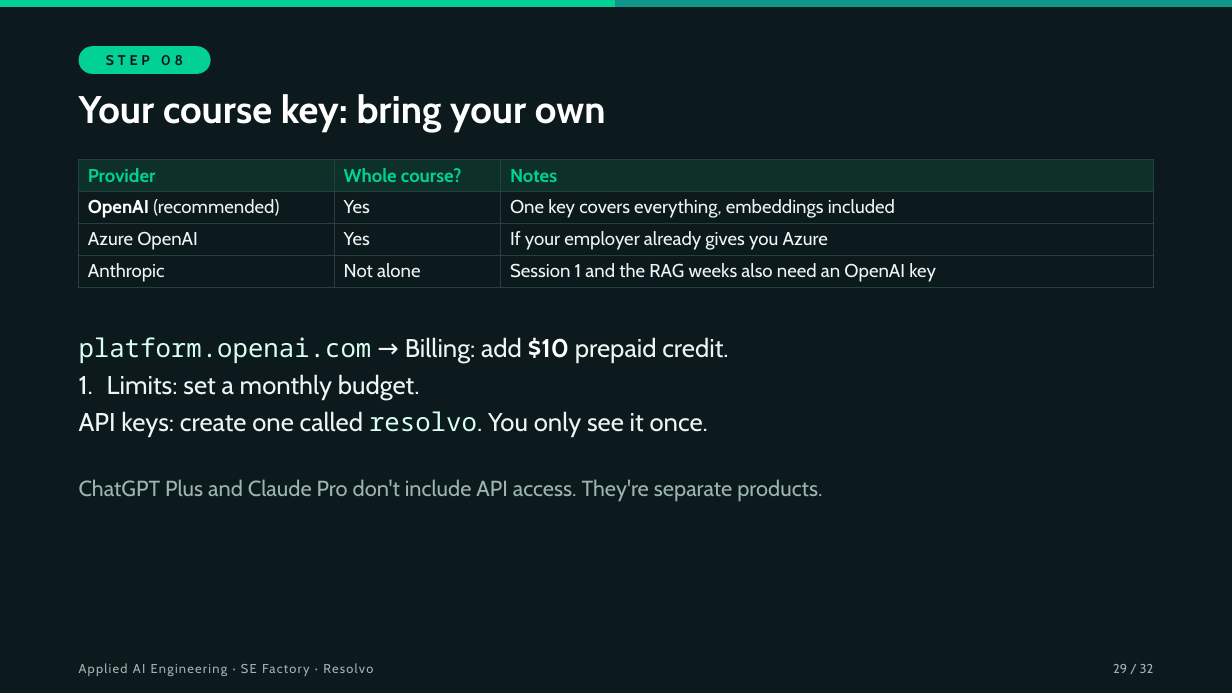
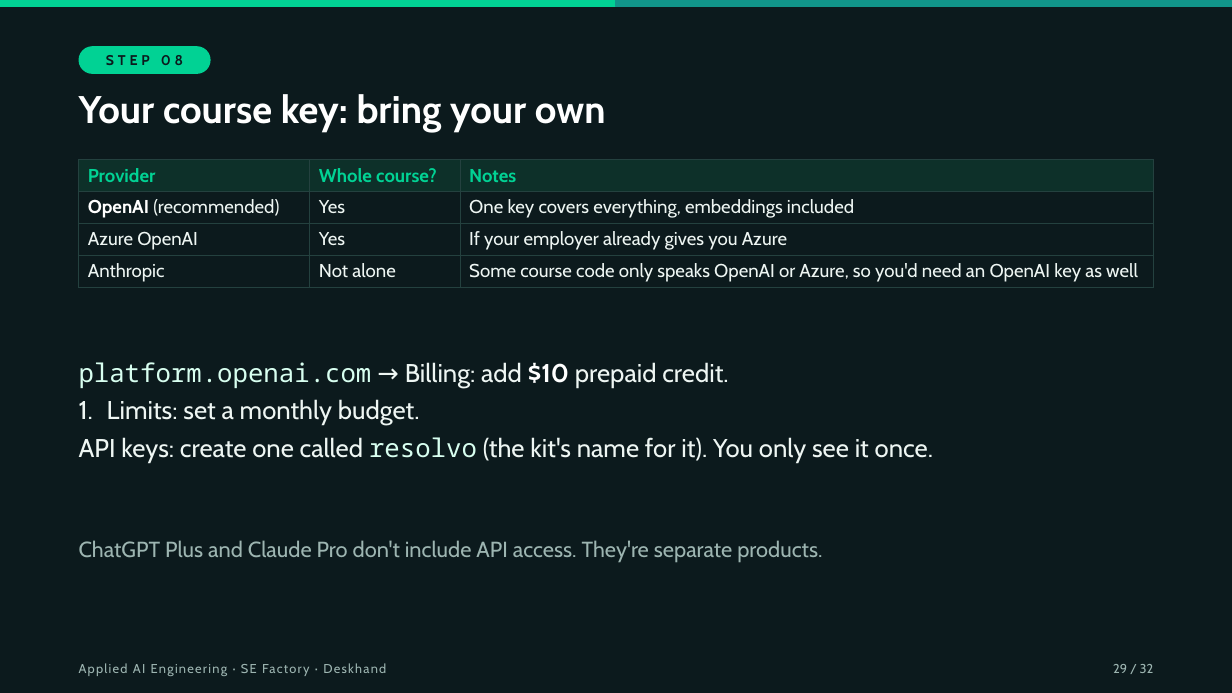
Before and after one commit to hasankanaan26/prep-kit, a slide deck: slide 29 of slides/session-00.pptx. Drawn at 1232x693 pixels with LibreOffice and Linux fonts; fonts in the diff are those of the drawing. Boxes give left, top, right and bottom in pixels: in the first picture for what was removed or moved away, otherwise in the second. Text is boxed around its words. In the diff, an @@ line names an element or a change of style, - is before the commit and + after.

```diff
--- a/slides/session-00.pptx
+++ b/slides/session-00.pptx
@@ table at [79, 160, 1153, 286] @@
-row 4, column 3: Session 1 and the RAG weeks also need an OpenAI key
+row 4, column 3: Some course code only speaks OpenAI or Azure, so you'd need an OpenAI key as well
@@ text "platform.openai.com → Billing: add $10 ...": place and size @@
-text "platform.openai.com → Billing: add $10 ..." at [79, 337, 728, 437]
+text "platform.openai.com → Billing: add $10 ..." at [79, 362, 933, 462]
@@ text at [79, 437, 933, 462]: text changed @@
-3. API keys: create one called resolvo. You only see it once.
+3. API keys: create one called resolvo (the kit's name for it). You only see it once.
@@ text "ChatGPT Plus and Claude Pro ...": place and size @@
-text "ChatGPT Plus and Claude Pro ..." at [79, 479, 822, 502]
+text "ChatGPT Plus and Claude Pro ..." at [79, 540, 822, 563]
@@ text at [79, 663, 386, 676]: text changed @@
-Applied AI Engineering · SE Factory · Resolvo
+Applied AI Engineering · SE Factory · Deskhand
```
Also in this commit, not shown: 31 other slides changed, 6 other files.
